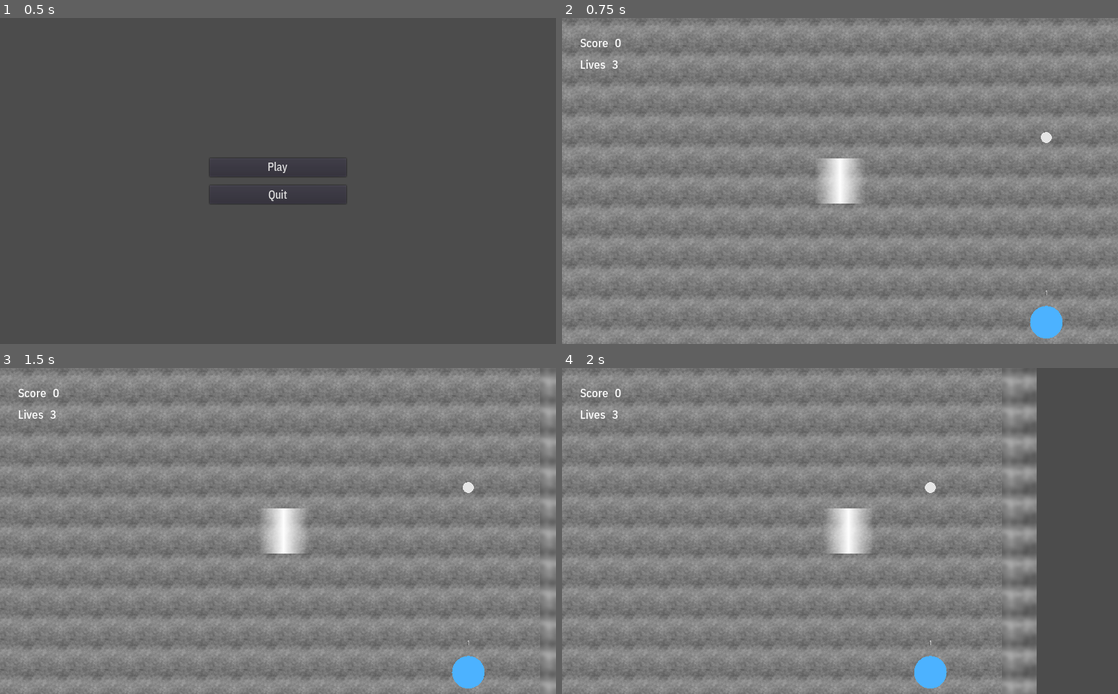
Above: before the commit, frames 1-4 (two rows, left to right).
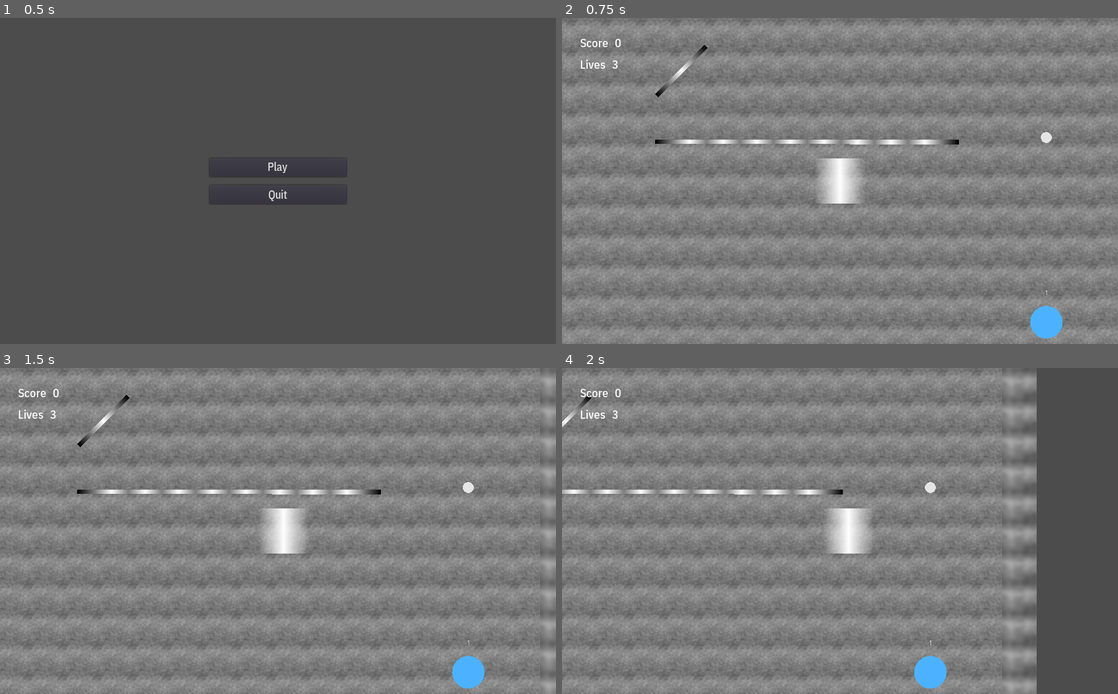
Above: after the commit, the same moments.

Repository: Calinou/escape-space
Game: Godot game, scene res://menu/main.tscn
Same seed, same stepped clock (60 frames per second), same inputs: the game is played once before the commit and once after it.
Inputs:
- Up to frame 1 (0.5 s): no input
- Up to frame 2 (0.75 s): click "Play" at 0.5 s
- Up to frame 3 (1.5 s): tap Enter at 1.25 s; hold Right (move_right) from 1.28 s (still down)
- Up to frame 4 (2 s): keep holding Right (move_right)

Frame 1 is identical in both runs. In frame 2, 0.8% of the frame differs, in the area x 16-72%, y 8-39%; in frame 3, 0.8%, in the area x 13-69%, y 8-39%; in frame 4, 0.7%.

Commit message:
Add force fields
Those block the paddle but let balls pass through,
and can be of any width.

Diff:
--- /dev/null
+++ b/game/force_field/force_field.gd
@@ -0,0 +1,16 @@
+# Copyright © 2018 Hugo Locurcio and contributors - MIT License
+# See `LICENSE.md` included in the source distribution for details.
+
+tool
+extends NinePatchRect
+class_name ForceField
+
+# The default width of the force field in pixels
+const DEFAULT_WIDTH = 128
+
+onready var body = $StaticBody2D as StaticBody2D
+
+func _ready() -> void:
+	# Update the body's width to match the size of the NinePatchRect
+	body.position.x = rect_size.x / 2
+	body.scale.x = float(rect_size.x) / DEFAULT_WIDTH
--- /dev/null
+++ b/game/force_field/force_field.tscn
@@ -0,0 +1,53 @@
+[gd_scene load_steps=5 format=2]
+
+[ext_resource path="res://game/force_field/force_field.gd" type="Script" id=1]
+
+[sub_resource type="Gradient" id=1]
+
+offsets = PoolRealArray( 0, 0.5, 1 )
+colors = PoolColorArray( 0, 0, 0, 1, 1, 1, 1, 1, 0, 0, 0, 1 )
+
+[sub_resource type="GradientTexture" id=2]
+
+flags = 4
+gradient = SubResource( 1 )
+width = 128
+
+[sub_resource type="RectangleShape2D" id=3]
+
+custom_solver_bias = 0.0
+extents = Vector2( 64, 4 )
+
+[node name="ForceField" type="NinePatchRect"]
+anchor_left = 0.5
+anchor_top = 0.5
+anchor_right = 0.5
+anchor_bottom = 0.5
+margin_left = -576.0
+margin_top = -304.0
+margin_right = -448.0
+margin_bottom = -296.0
+grow_horizontal = 2
+grow_vertical = 2
+rect_pivot_offset = Vector2( 0, 0 )
+rect_clip_content = false
+mouse_filter = 2
+mouse_default_cursor_shape = 0
+size_flags_horizontal = 1
+size_flags_vertical = 1
+texture = SubResource( 2 )
+patch_margin_left = 32
+patch_margin_right = 32
+axis_stretch_horizontal = 2
+script = ExtResource( 1 )
+
+[node name="StaticBody2D" type="StaticBody2D" parent="."]
+position = Vector2( 64, 4 )
+input_pickable = false
+collision_layer = 0
+collision_mask = 4
+constant_linear_velocity = Vector2( 0, 0 )
+constant_angular_velocity = 0.0
+
+[node name="CollisionShape2D" type="CollisionShape2D" parent="StaticBody2D"]
+shape = SubResource( 3 )
--- a/levels/1.tscn
+++ b/levels/1.tscn
@@ -1,10 +1,11 @@
-[gd_scene load_steps=6 format=2]
+[gd_scene load_steps=7 format=2]
 
 [ext_resource path="res://game/tiles/tile_set_foreground.tres" type="TileSet" id=1]
 [ext_resource path="res://game/tiles/tile_set_background.tres" type="TileSet" id=2]
 [ext_resource path="res://game/paddle/paddle.tscn" type="PackedScene" id=3]
 [ext_resource path="res://game/ball/ball.tscn" type="PackedScene" id=4]
 [ext_resource path="res://game/goal/goal.tscn" type="PackedScene" id=5]
+[ext_resource path="res://game/force_field/force_field.tscn" type="PackedScene" id=6]
 
 [node name="Level" type="Node2D"]
 
@@ -54,3 +55,17 @@
 [node name="Goal" parent="." instance=ExtResource( 5 )]
 position = Vector2( 380, 260 )
 balls_required = 1
+
+[node name="ForceField" parent="." instance=ExtResource( 6 )]
+margin_left = -340.0
+margin_top = -160.0
+margin_right = -212.0
+margin_bottom = -152.0
+rect_rotation = -44.9999
+
+[node name="ForceField2" parent="." instance=ExtResource( 6 )]
+margin_left = -340.0
+margin_top = -76.0
+margin_right = 219.0
+margin_bottom = -68.0
+rect_rotation = 0.0312835
--- a/project.godot
+++ b/project.godot
@@ -24,6 +24,11 @@
 "language": "GDScript",
 "path": "res://game/item/faster_ball.gd"
 }, {
+"base": "NinePatchRect",
+"class": "ForceField",
+"language": "GDScript",
+"path": "res://game/force_field/force_field.gd"
+}, {
 "base": "StaticBody2D",
 "class": "Goal",
 "language": "GDScript",
@@ -48,6 +53,7 @@
 "Ball": "",
 "Brick": "",
 "FasterBallItem": "",
+"ForceField": "",
 "Goal": "",
 "Item": "",
 "Paddle": "",
